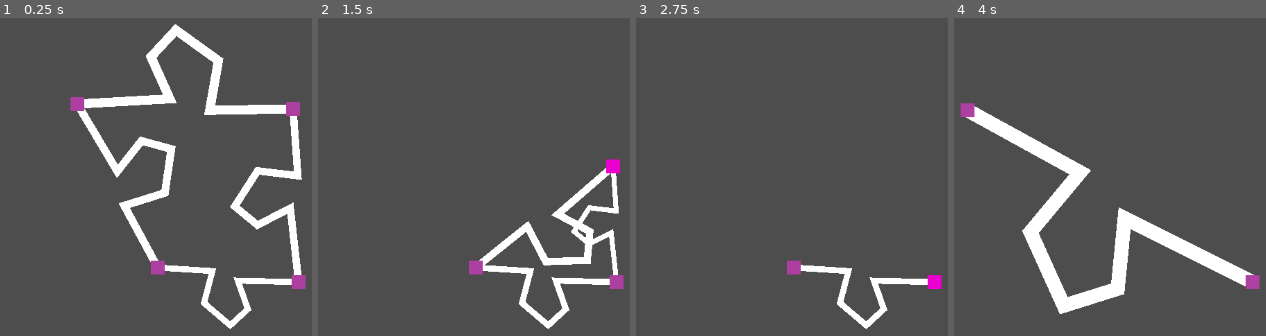
Above: before the commit, frames 1-4 (left to right).
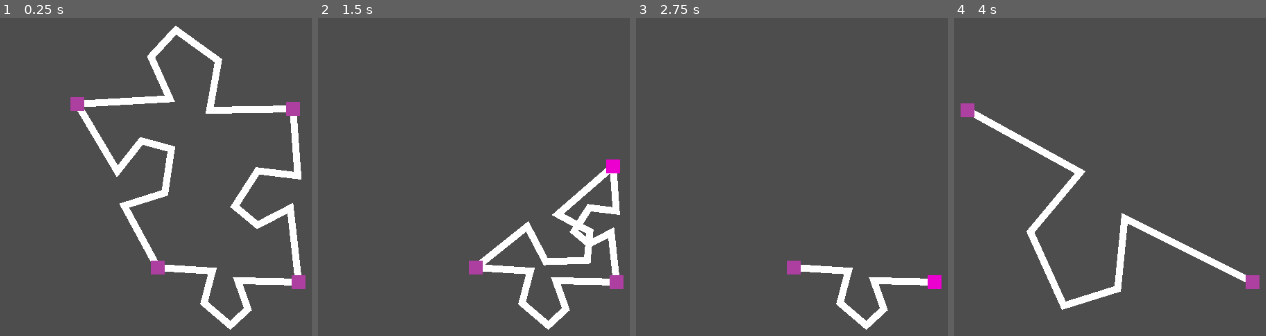
Above: after the commit, the same moments.

Repository: kreibaum/puzzle-shark
Game: Godot game, scene res://editor.tscn
Same seed, same stepped clock (60 frames per second), same inputs: the game is played once before the commit and once after it.
Inputs (mouse positions are in pixels of both pictures, inside the frame that each line leads up to):
- Up to frame 1 (0.25 s): no input
- Up to frame 2 (1.5 s): tap Enter at 0.5 s; drag from (396, 103) to (611, 110) at 0.52 s; tap Space at 1.25 s; drag from (611, 110) to (617, 281) at 1.27 s
- Up to frame 3 (2.75 s): tap Enter at 2 s; click (935, 281) at 2.17 s
- Up to frame 4 (4 s): tap Space at 2.75 s; drag from (1113, 266) to (966, 110) at 2.77 s; tap Enter at 3.5 s; move the mouse to (outside the picture) at 3.52 s; click (outside the picture) at 3.67 s

The runs differ from the first frame. In frame 1, 2.3% of the frame differs, in the area x 24-97%, y 1-99%; in frame 2, 1.1%; in frame 3, 0.4%; in frame 4, 4.6%, in the area x 3-97%, y 27-94%.

Commit message:
Consistent line width

Diff:
--- a/Edge.gd
+++ b/Edge.gd
@@ -4,6 +4,8 @@
 @export var right_handle : DragDropHandle
 
 @onready var edge_shape = $EdgeShape
+
+var template_points
 
 # Called when the node enters the scene tree for the first time.
 # At this point, all other nodes already exist, even though they may not be
@@ -12,6 +14,9 @@
 	left_handle.position_changed.connect(update_position)
 	right_handle.position_changed.connect(update_position)
 
+	# Store the template points so we can always use them to generate the actual points.
+	self.template_points = $EdgeShape.points.duplicate()
+
 	# Initial alignment
 	update_position()
 
@@ -19,11 +24,13 @@
 # Called to set up the edge in the correct position and then again whenever one
 # of the handles moves.
 func update_position():
-	if left_handle == null or right_handle == null:
-		return
+	var transformation_matrix = build_transformation_matrix()
+	print(self.template_points, transformation_matrix * self.template_points)
+	$EdgeShape.points = transformation_matrix * self.template_points
 
-	var left : Vector2 = edge_shape.get_point_position(0)
-	var right : Vector2 = edge_shape.get_point_position(edge_shape.get_point_count()-1)
+func build_transformation_matrix() -> Transform2D:
+	var left : Vector2 = template_points[0]
+	var right : Vector2 = template_points[edge_shape.get_point_count()-1]
 
 	var baseline = right - left
 	var shape_length = baseline.length()
@@ -33,11 +40,8 @@
 	var target_length = target_baseline.length()
 	var target_angle = target_baseline.angle()
 
-	var scale = Vector2(target_length / shape_length, target_length / shape_length)
+	var scale_vector = Vector2(target_length / shape_length, target_length / shape_length)
 
 	# It is important that we first move
 	var zero_out = Transform2D(0, Vector2.ONE, 0, -left)
-	var transform = Transform2D(target_angle - shape_angle, scale, 0, left_handle.position) * zero_out
-	# var transform = Transform2D(target_angle - shape_angle, scale, 0, left_handle.position - left)
-
-	self.transform = transform
+	return Transform2D(target_angle - shape_angle, scale_vector, 0, left_handle.position) * zero_out
